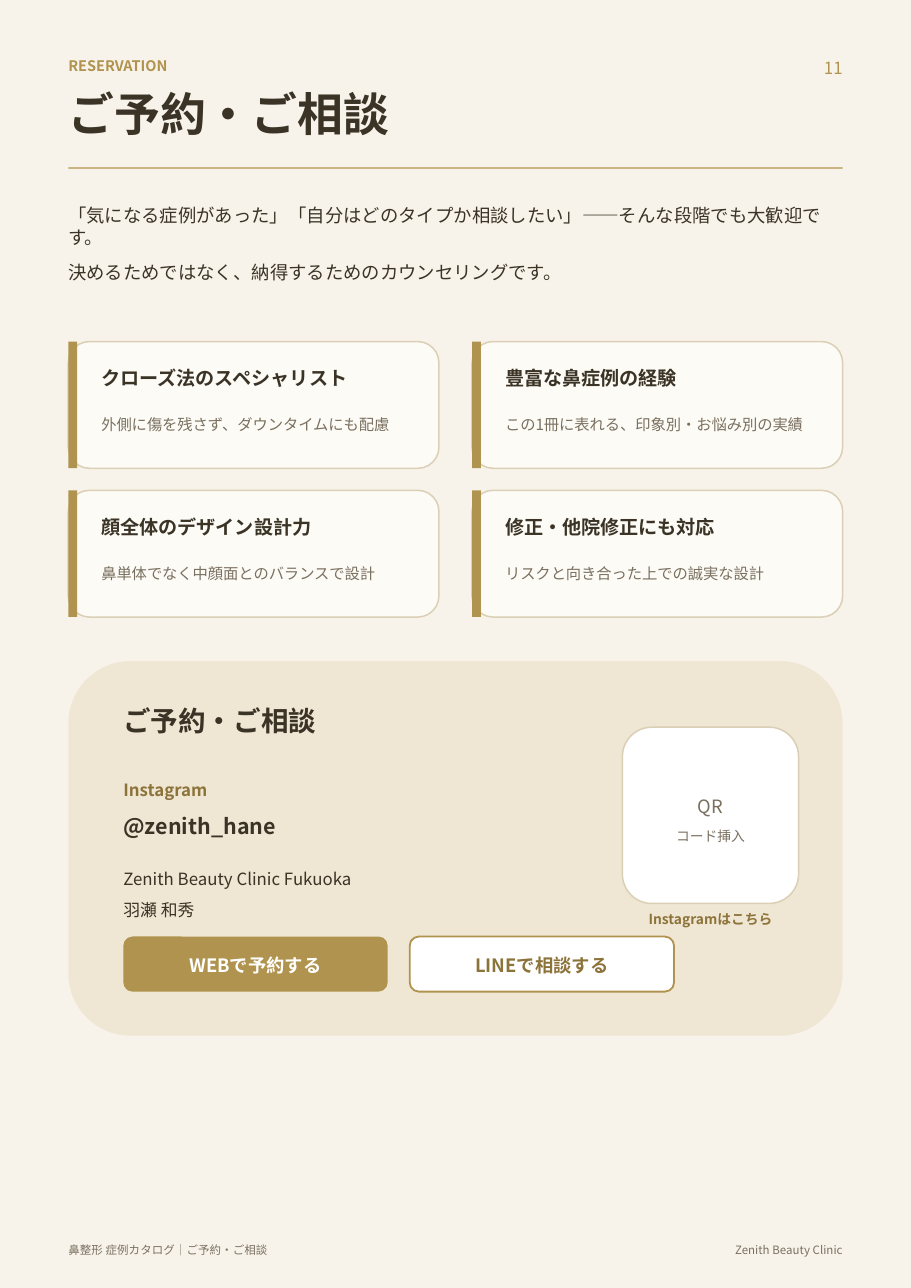
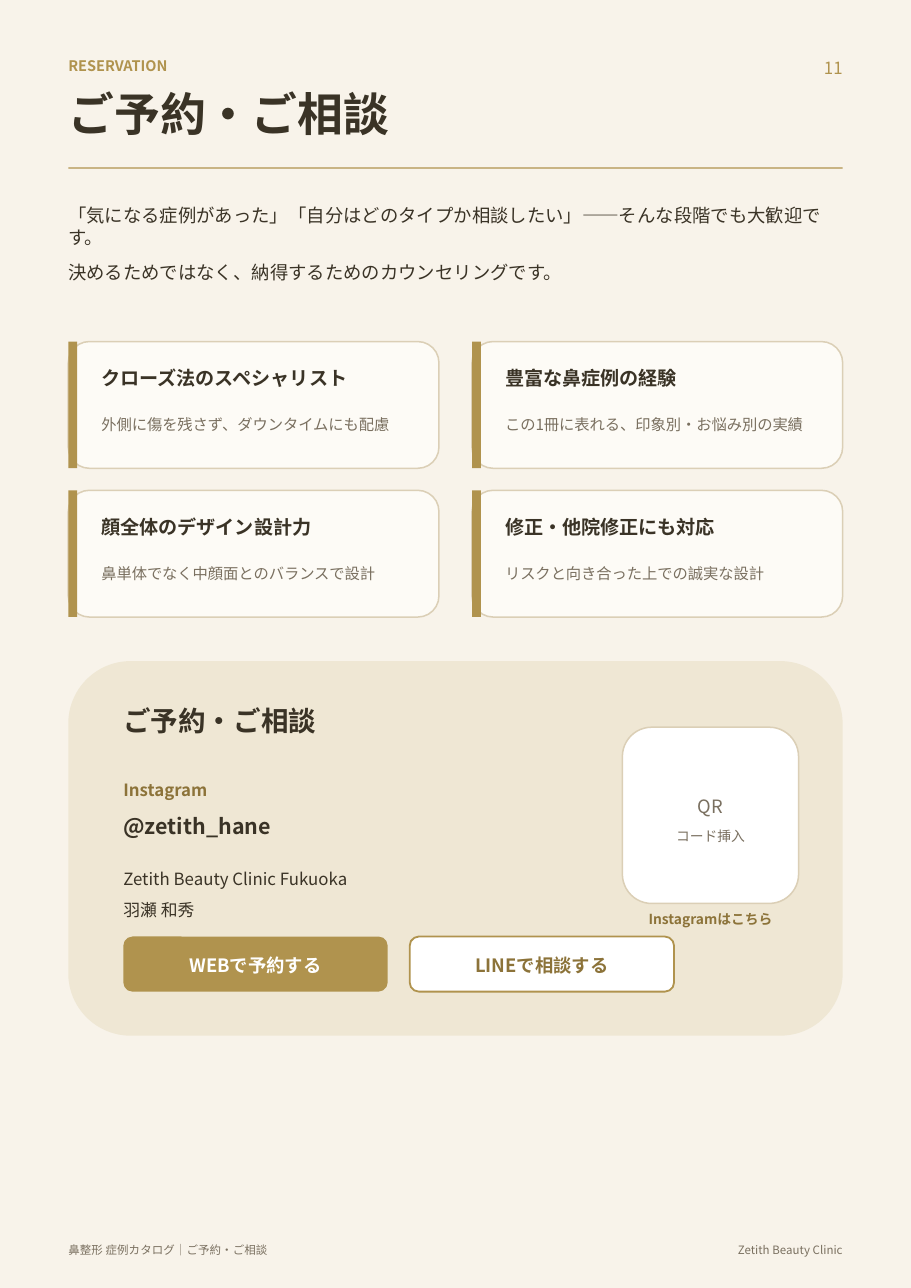
Before and after one commit to hidekkobonba/nosejob, a slide deck: slide 12 of 鼻整形_症例カタログ.pptx. Drawn at 911x1288 pixels with LibreOffice and Linux fonts; fonts in the diff are those of the drawing. Boxes give left, top, right and bottom in pixels: in the first picture for what was removed or moved away, otherwise in the second. Text is boxed around its words. In the diff, an @@ line names an element or a change of style, - is before the commit and + after.

```diff
--- a/鼻整形_症例カタログ.pptx
+++ b/鼻整形_症例カタログ.pptx
@@ text at [123,816,347,889]: text changed @@
-@zenith_hane
-Zenith Beauty Clinic Fukuoka
+@zetith_hane
+Zetith Beauty Clinic Fukuoka
@@ text at [738,1245,843,1257]: text changed @@
-Zenith Beauty Clinic
+Zetith Beauty Clinic
```
Also in this commit, not shown: 11 other slides changed.
